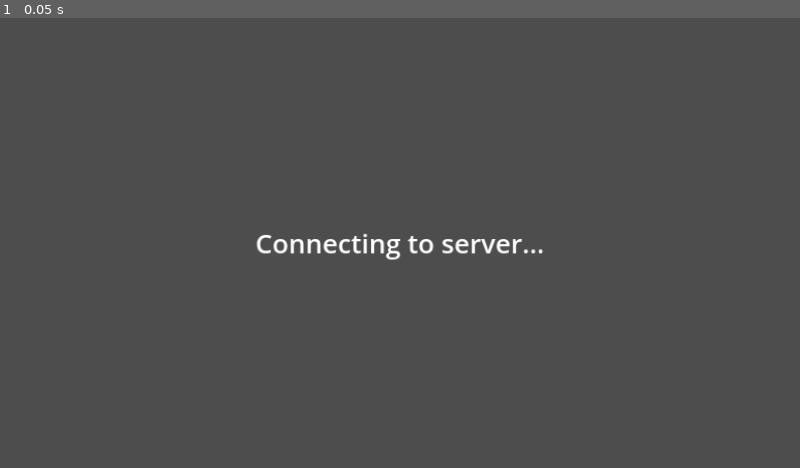
Above: before the commit, frame 1.
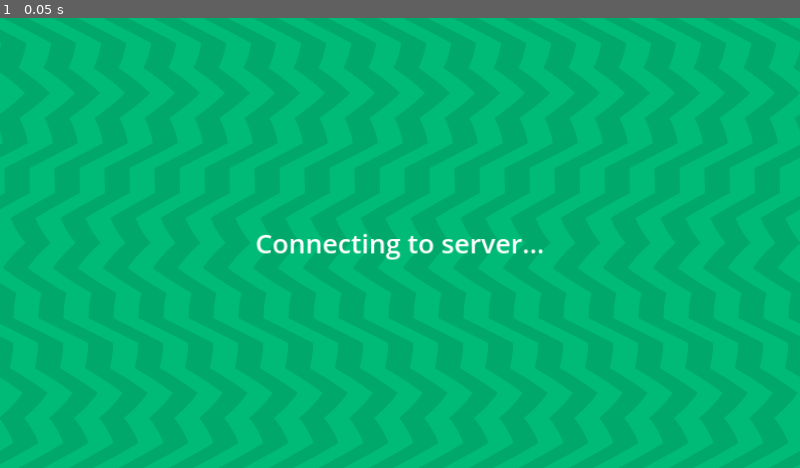
Above: after the commit, the same moment.

Repository: jerryshell/agarust
Game: Godot game, scene res://view/connecting/connecting.tscn
Same seed, same stepped clock (60 frames per second), same inputs: the game is played once before the commit and once after it.
Inputs:
- Up to frame 1 (0.05 s): no input

The runs differ from the first frame. In frame 1, 100% of the frame differs, in the area x 0-100%, y 0-100%.

Commit message:
feat: add background SVG and shader effects to enhance visual presentation

Diff:
--- /dev/null
+++ b/client/assets/background.svg
@@ -0,0 +1 @@
+<svg xmlns='http://www.w3.org/2000/svg'  width='120' height='120' viewBox='0 0 120 120'><rect fill='#00bb77' width='120' height='120'/><polygon  fill='#000' fill-opacity='.1' points='120 0 120 60 90 30 60 0 0 0 0 0 60 60 0 120 60 120 90 90 120 60 120 0'/></svg>
--- a/client/assets/background_effect.gdshader
+++ b/client/assets/background_effect.gdshader
@@ -1,6 +1,5 @@
 shader_type canvas_item;
 
-// --- Uniforms --- //
 uniform vec2 amplitutde = vec2(1.0, 0.0);
 uniform vec2 speed = vec2(1.0, 0.0);
 
--- a/client/assets/floor.svg
+++ /dev/null
@@ -1,62 +0,0 @@
-<?xml version="1.0" encoding="UTF-8" standalone="no"?>
-<!-- Created with Inkscape (http://www.inkscape.org/) -->
-
-<svg
-   width="84.666664mm"
-   height="127mm"
-   viewBox="0 0 84.666664 127"
-   version="1.1"
-   id="svg1"
-   xml:space="preserve"
-   xmlns="http://www.w3.org/2000/svg"
-   xmlns:svg="http://www.w3.org/2000/svg"><defs
-     id="defs1" /><g
-     id="layer2"><path
-       style="fill:#80e5ff;stroke-width:0.264583"
-       id="path1"
-       d="M 41.483292,44.422962 21.96648,33.154926 l -1e-6,-22.536074 19.516812,-11.26803718 19.516813,11.26803618 0,22.536074 z"
-       transform="matrix(1.0885791,0,0,0.95111169,-2.4843209,0.62933335)" /><path
-       style="fill:#55ddff;stroke-width:0.264583"
-       id="path1-8"
-       d="M 41.483292,44.422962 21.96648,33.154926 l -1e-6,-22.536074 19.516812,-11.26803718 19.516813,11.26803618 0,22.536074 z"
-       transform="matrix(1.0933721,0,0,0.95111169,-24.074891,32.264306)" /><path
-       style="fill:#55ddff;stroke-width:0.264583"
-       id="path1-8-7"
-       d="M 41.483292,44.422962 21.96648,33.154926 l -1e-6,-22.536074 19.516812,-11.26803718 19.516813,11.26803618 0,22.536074 z"
-       transform="matrix(1.0885791,0,0,0.95111169,18.685667,-31.264843)" /><path
-       style="fill:#55ddff;stroke-width:0.264583"
-       id="path1-8-1"
-       d="M 41.483292,44.422962 21.96648,33.154926 l -1e-6,-22.536074 19.516812,-11.26803718 19.516813,11.26803618 0,22.536074 z"
-       transform="matrix(1.0885791,0,0,0.95111169,18.553375,95.867449)" /><path
-       style="fill:#80e5ff;stroke-width:0.264583"
-       id="path1-7"
-       d="M 41.483292,44.422962 21.96648,33.154926 l -1e-6,-22.536074 19.516812,-11.26803718 19.516813,11.26803618 0,22.536074 z"
-       transform="matrix(1.0885791,0,0,0.95111169,-2.4112653,64.022716)" /><path
-       style="fill:#87decd;stroke-width:0.264583"
-       id="path1-7-2"
-       d="M 41.483292,44.422962 21.96648,33.154926 l -1e-6,-22.536074 19.516812,-11.26803718 19.516813,11.26803618 0,22.536074 z"
-       transform="matrix(1.0885791,0,0,0.95111169,18.275202,32.654859)" /><path
-       style="fill:#87decd;stroke-width:0.264583"
-       id="path1-7-2-4"
-       d="M 41.483292,44.422962 21.96648,33.154926 l -1e-6,-22.536074 19.516812,-11.26803718 19.516813,11.26803618 0,22.536074 z"
-       transform="matrix(1.0976086,0,0,0.95624813,-24.112223,96.054115)" /><path
-       style="fill:#87decd;stroke-width:0.264583"
-       id="path1-7-2-4-5"
-       d="M 41.483292,44.422962 21.96648,33.154926 l -1e-6,-22.536074 19.516812,-11.26803718 19.516813,11.26803618 0,22.536074 z"
-       transform="matrix(1.0885791,0,0,0.95111169,-23.715266,-31.526283)" /><path
-       style="fill:#5fd3bc;stroke-width:0.264583"
-       id="path1-7-2-4-5-8"
-       d="M 41.483292,44.422962 21.96648,33.154926 l -1e-6,-22.536074 19.516812,-11.26803718 19.516813,11.26803618 0,22.536074 z"
-       transform="matrix(1.0885791,0,0,0.95111169,39.695196,0.64533521)" /><path
-       style="fill:#5fd3bc;stroke-width:0.264583"
-       id="path1-7-2-4-5-8-9"
-       d="M 41.483292,44.422962 21.96648,33.154926 l -1e-6,-22.536074 19.516812,-11.26803718 19.516813,11.26803618 0,22.536074 z"
-       transform="matrix(1.0885791,0,0,0.95111169,-44.952308,0.6213395)" /><path
-       style="fill:#5fd3bc;stroke-width:0.264583"
-       id="path1-7-2-4-5-8-9-1"
-       d="M 41.483292,44.422962 21.96648,33.154926 l -1e-6,-22.536074 19.516812,-11.26803718 19.516813,11.26803618 0,22.536074 z"
-       transform="matrix(1.0885791,0,0,0.95111169,-44.856995,64.00752)" /><path
-       style="fill:#5fd3bc;stroke-width:0.264583"
-       id="path1-7-2-4-5-8-9-1-4"
-       d="M 41.483292,44.422962 21.96648,33.154926 l -1e-6,-22.536074 19.516812,-11.26803718 19.516813,11.26803618 0,22.536074 z"
-       transform="matrix(1.0885791,0,0,0.95111169,39.890494,64.486136)" /></g></svg>
--- a/client/view/connecting/connecting.tscn
+++ b/client/view/connecting/connecting.tscn
@@ -1,7 +1,14 @@
-[gd_scene load_steps=4 format=3 uid="uid://i8esfsijgi4"]
+[gd_scene load_steps=7 format=3 uid="uid://i8esfsijgi4"]
 
 [ext_resource type="Script" path="res://view/connecting/connecting.gd" id="1_36lmk"]
 [ext_resource type="PackedScene" uid="uid://brcr5qfnvbrao" path="res://view/login/login.tscn" id="2_4whc4"]
+[ext_resource type="Shader" path="res://assets/background_effect.gdshader" id="3_08j1f"]
+[ext_resource type="Texture2D" uid="uid://dyo2iothubrem" path="res://assets/background.svg" id="4_5br80"]
+
+[sub_resource type="ShaderMaterial" id="ShaderMaterial_4xac1"]
+shader = ExtResource("3_08j1f")
+shader_parameter/amplitutde = Vector2(1, 0)
+shader_parameter/speed = Vector2(1, 0)
 
 [sub_resource type="LabelSettings" id="LabelSettings_dxj85"]
 font_size = 64
@@ -9,6 +16,18 @@
 [node name="Connection" type="Node2D"]
 script = ExtResource("1_36lmk")
 login_scene = ExtResource("2_4whc4")
+
+[node name="ParallaxBackground" type="Parallax2D" parent="."]
+repeat_size = Vector2(12000, 12000)
+repeat_times = 2
+
+[node name="Background" type="Sprite2D" parent="ParallaxBackground"]
+texture_repeat = 2
+material = SubResource("ShaderMaterial_4xac1")
+texture = ExtResource("4_5br80")
+centered = false
+region_enabled = true
+region_rect = Rect2(0, 0, 12000, 12000)
 
 [node name="Gui" type="CanvasLayer" parent="."]
 
--- a/client/view/game/game.tscn
+++ b/client/view/game/game.tscn
@@ -1,22 +1,23 @@
-[gd_scene load_steps=6 format=3 uid="uid://b6eavbvcua5hk"]
+[gd_scene load_steps=5 format=3 uid="uid://b6eavbvcua5hk"]
 
 [ext_resource type="Script" path="res://view/game/game.gd" id="1_dhpwo"]
-[ext_resource type="Texture2D" uid="uid://brlbwsgc364e8" path="res://assets/floor.svg" id="2_42iok"]
 [ext_resource type="PackedScene" uid="uid://dis1cx3bi13xh" path="res://component/leaderboard/leaderboard.tscn" id="3_vpl7a"]
 [ext_resource type="PackedScene" uid="uid://cpmsnc8fuugqe" path="res://component/logger/logger.tscn" id="4_8v2iv"]
-
-[sub_resource type="ShaderMaterial" id="ShaderMaterial_h6q5m"]
+[ext_resource type="Texture2D" uid="uid://dyo2iothubrem" path="res://assets/background.svg" id="4_nyaor"]
 
 [node name="Game" type="Node2D"]
 script = ExtResource("1_dhpwo")
 
-[node name="Background" type="Sprite2D" parent="."]
-visible = false
+[node name="ParallaxBackground" type="Parallax2D" parent="."]
+repeat_size = Vector2(12000, 12000)
+repeat_times = 2
+
+[node name="Background" type="Sprite2D" parent="ParallaxBackground"]
 texture_repeat = 2
-material = SubResource("ShaderMaterial_h6q5m")
-texture = ExtResource("2_42iok")
+texture = ExtResource("4_nyaor")
+centered = false
 region_enabled = true
-region_rect = Rect2(0, 0, 10000, 10000)
+region_rect = Rect2(0, 0, 12000, 12000)
 
 [node name="World" type="Node2D" parent="."]
 unique_name_in_owner = true
@@ -49,7 +50,7 @@
 unique_name_in_owner = true
 layout_mode = 2
 size_flags_horizontal = 3
-placeholder_text = "Chat ..."
+placeholder_text = "Chat..."
 
 [node name="SendChatButton" type="Button" parent="Gui/MarginContainer/VBoxContainer/HBoxContainer"]
 unique_name_in_owner = true
--- a/client/view/leaderboard_view/leaderboard_view.tscn
+++ b/client/view/leaderboard_view/leaderboard_view.tscn
@@ -1,10 +1,29 @@
-[gd_scene load_steps=3 format=3 uid="uid://cflrdsvgrarhq"]
+[gd_scene load_steps=6 format=3 uid="uid://b0o7nr0wlupp"]
 
 [ext_resource type="Script" path="res://view/leaderboard_view/leaderboard_view.gd" id="1_qr5vi"]
 [ext_resource type="PackedScene" uid="uid://dis1cx3bi13xh" path="res://component/leaderboard/leaderboard.tscn" id="2_rkw7s"]
+[ext_resource type="Texture2D" uid="uid://dyo2iothubrem" path="res://assets/background.svg" id="3_aemde"]
+[ext_resource type="Shader" path="res://assets/background_effect.gdshader" id="3_cbesx"]
+
+[sub_resource type="ShaderMaterial" id="ShaderMaterial_yrhip"]
+shader = ExtResource("3_cbesx")
+shader_parameter/amplitutde = Vector2(1, 0)
+shader_parameter/speed = Vector2(1, 0)
 
 [node name="LeaderboardView" type="Node2D"]
 script = ExtResource("1_qr5vi")
+
+[node name="ParallaxBackground" type="Parallax2D" parent="."]
+repeat_size = Vector2(12000, 12000)
+repeat_times = 2
+
+[node name="Background" type="Sprite2D" parent="ParallaxBackground"]
+texture_repeat = 2
+material = SubResource("ShaderMaterial_yrhip")
+texture = ExtResource("3_aemde")
+centered = false
+region_enabled = true
+region_rect = Rect2(0, 0, 12000, 12000)
 
 [node name="Gui" type="CanvasLayer" parent="."]
 
--- a/client/view/login/login.tscn
+++ b/client/view/login/login.tscn
@@ -1,8 +1,15 @@
-[gd_scene load_steps=6 format=3 uid="uid://brcr5qfnvbrao"]
+[gd_scene load_steps=9 format=3 uid="uid://brcr5qfnvbrao"]
 
 [ext_resource type="Script" path="res://view/login/login.gd" id="1_cvf3h"]
 [ext_resource type="PackedScene" uid="uid://b6eavbvcua5hk" path="res://view/game/game.tscn" id="2_q24ma"]
 [ext_resource type="PackedScene" uid="uid://cpmsnc8fuugqe" path="res://component/logger/logger.tscn" id="3_m0dil"]
+[ext_resource type="Texture2D" uid="uid://dyo2iothubrem" path="res://assets/background.svg" id="4_47oqa"]
+[ext_resource type="Shader" path="res://assets/background_effect.gdshader" id="4_v3yw7"]
+
+[sub_resource type="ShaderMaterial" id="ShaderMaterial_vqait"]
+shader = ExtResource("4_v3yw7")
+shader_parameter/amplitutde = Vector2(1, 0)
+shader_parameter/speed = Vector2(1, 0)
 
 [sub_resource type="LabelSettings" id="LabelSettings_yei6d"]
 font_size = 32
@@ -13,6 +20,18 @@
 [node name="Login" type="Node2D"]
 script = ExtResource("1_cvf3h")
 game_scene = ExtResource("2_q24ma")
+
+[node name="ParallaxBackground" type="Parallax2D" parent="."]
+repeat_size = Vector2(12000, 12000)
+repeat_times = 2
+
+[node name="Background" type="Sprite2D" parent="ParallaxBackground"]
+texture_repeat = 2
+material = SubResource("ShaderMaterial_vqait")
+texture = ExtResource("4_47oqa")
+centered = false
+region_enabled = true
+region_rect = Rect2(0, 0, 12000, 12000)
 
 [node name="Gui" type="CanvasLayer" parent="."]
 
Not shown, changed: client/assets/background.svg.import
